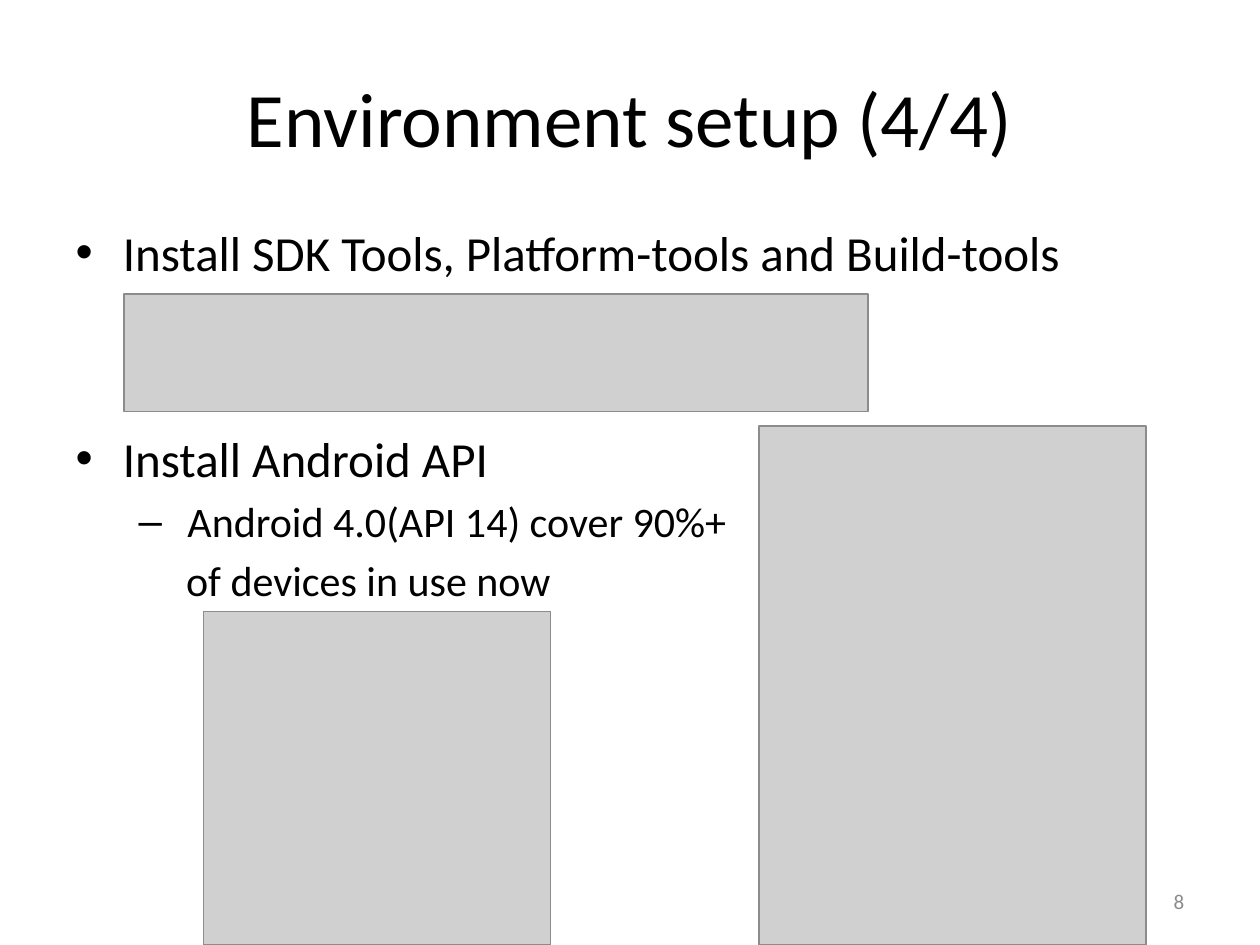
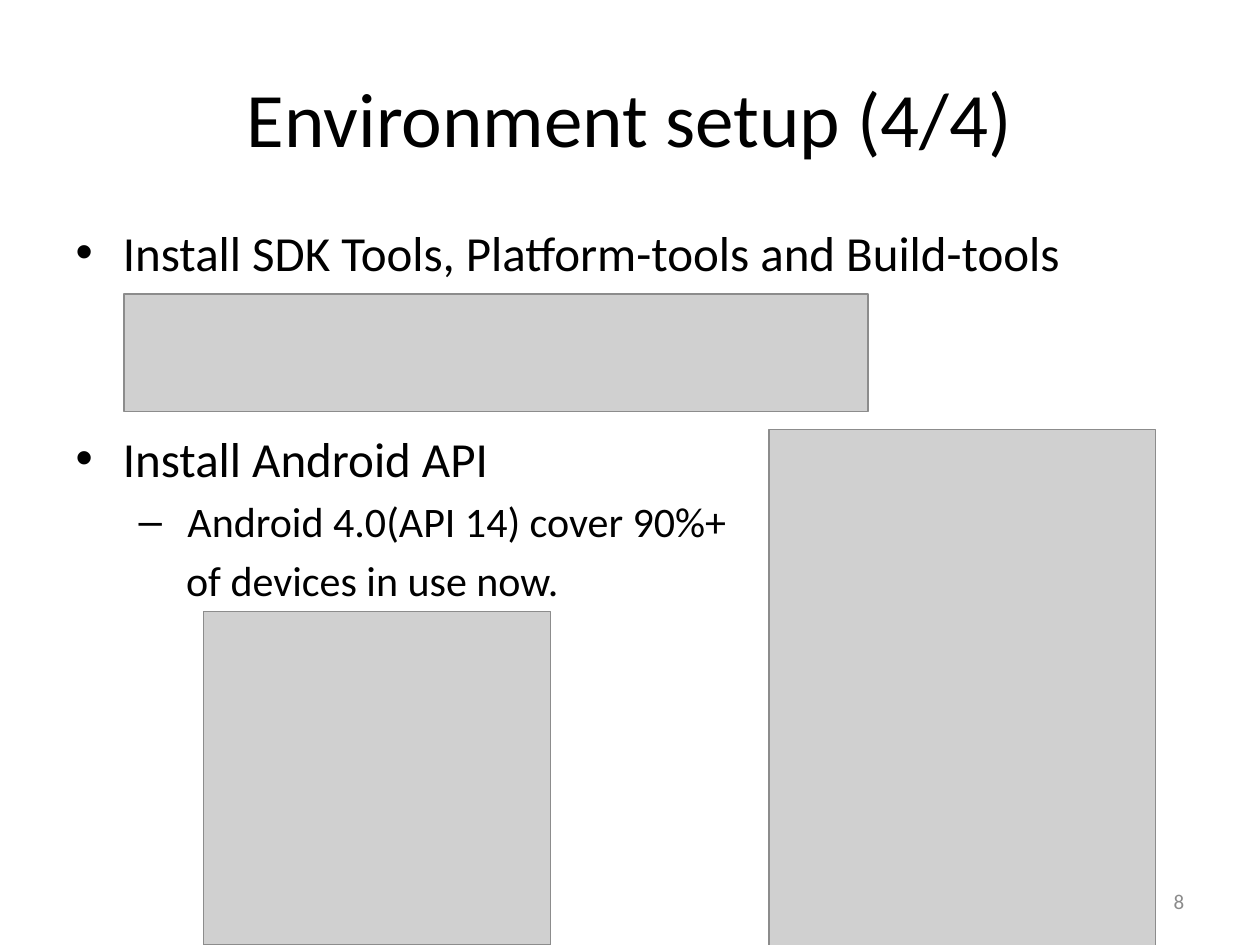
Before and after one commit to hs9021401/FIT_Android, a slide deck: slide 8 of The introduction of Android.pptx. Drawn at 1260x945 pixels with LibreOffice and Linux fonts; fonts in the diff are those of the drawing; grey boxes stand for pictures. Boxes give left, top, right and bottom in pixels: in the first picture for what was removed or moved away, otherwise in the second. Text is boxed around its words. In the diff, an @@ line names an element or a change of style, - is before the commit and + after.

```diff
--- a/The introduction of Android.pptx
+++ b/The introduction of Android.pptx
@@ picture: place and size @@
-picture at <box>759,426,1145,945</box>
+picture at <box>769,430,1155,945</box>
@@ text at <box>186,566,558,597</box>: text changed @@
-  of devices in use now
+  of devices in use now.
```
Also in this commit, not shown: 16 other slides changed, 3 slides added, 2 other files.
